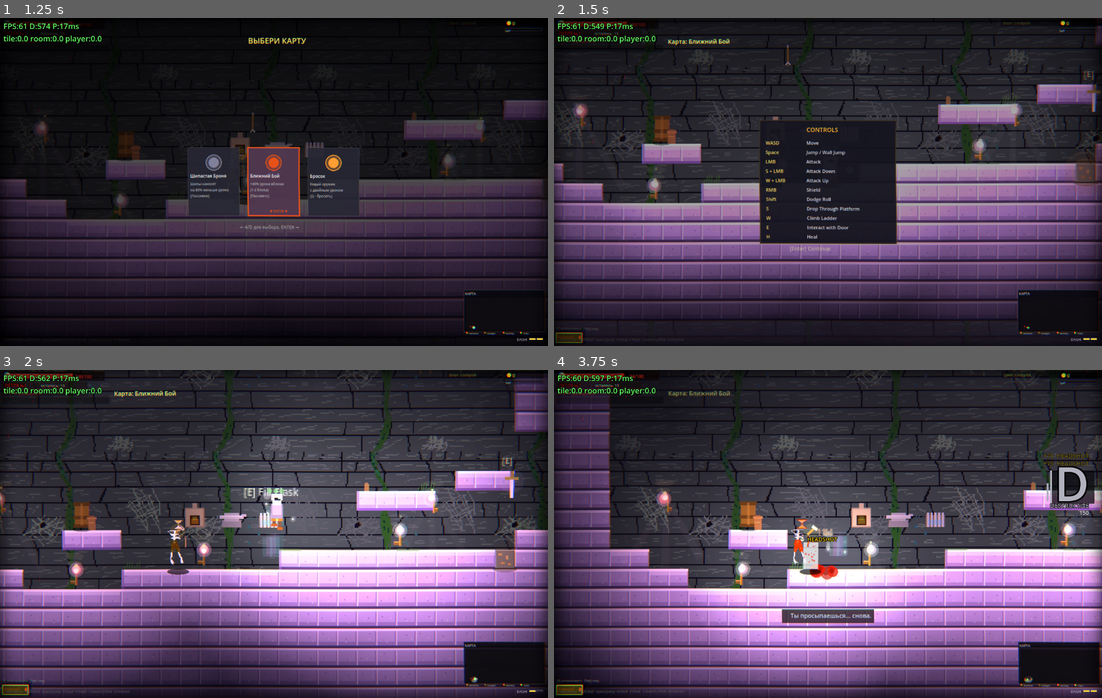
Above: before the commit, frames 1-4 (two rows, left to right).
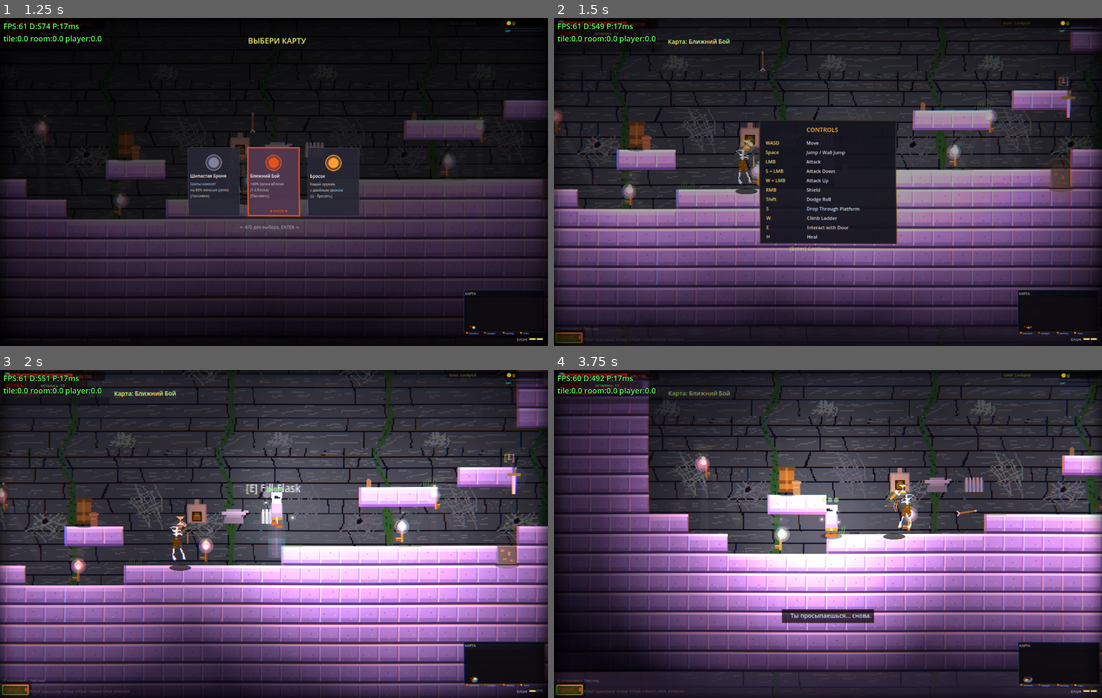
Above: after the commit, the same moments.

Repository: volcraft44/petlya-game
Game: Godot game, scene res://scenes/main.tscn
Same seed, same stepped clock (60 frames per second), same inputs: the game is played once before the commit and once after it.
Inputs (mouse positions are in pixels of both pictures, inside the frame that each line leads up to):
- Up to frame 1 (1.25 s): click "ПРОСТО НАЧАТЬ" at 0.5 s
- Up to frame 2 (1.5 s): tap Enter (ui_accept) at 1.25 s; move the mouse to (948, 165) at 1.27 s; hold D (move_right) from 1.28 s (still down); tap Shift at 1.35 s; click (948, 165) at 1.42 s
- Up to frame 3 (2 s): keep holding D (move_right); tap Space (jump) at 1.52, 1.82 s; tap Ctrl at 1.55 s
- Up to frame 4 (3.75 s): release D (move_right) at 2 s; drag from (718, 550) to (1063, 481) at 2.02 s; move the mouse to (882, 461) at 2.77 s; hold A (move_left) 2.78-3.5 s; tap C at 2.85 s; tap Shift at 3.05 s; drag from (800, 599) to (893, 494) at 3.52 s

Frame 1 is identical in both runs. In frame 2, 35% of the frame differs, in the area x 0-100%, y 0-95%; in frame 3, 42%; in frame 4, 63%, in the area x 0-100%, y 0-100%.

Commit message:
Dash on Shift; stunning attacks; new heavy BRUTE enemy from Location 2
- Dash moved to Shift (Ctrl kept so the mobile dash button still works).
- Suitable heavy/blunt enemies now stun the player on hit (Shieldman, Mummy,
  Knight, Zombie) with short stuns; their melee gets a longer wind-up.
- New BRUTE enemy class: big bruiser, ~2s attack cooldown with a long wind-up,
  every hit stuns (~1.1s) and deals heavy damage (38). High HP, slow, large
  contact radius. Spawns in Location 2 (Dark Caves) and Location 3, capped at
  3 per room. Custom sprite that glows red during the wind-up.

Co-Authored-By: Claude Opus 4.8 <noreply@anthropic.com>

Diff:
--- a/scripts/enemy.gd
+++ b/scripts/enemy.gd
@@ -5,14 +5,18 @@
 # Enemy types
 enum EnemyClass { ARCHER, CROSSBOW, THROWER, SHIELDMAN, FLY, STEALTH, MAGE, SPIDER,
 	SUMMONER, RAT, MUMMY, BEETLE, MOSQUITO, ZOMBIE_CORPSE,
-	KNIGHT, HERETIC, DOG }
+	KNIGHT, HERETIC, DOG, BRUTE }
 
 # Классы с программной анимацией — выносим в константу, чтобы не создавать
 # массив каждый кадр у каждого врага.
 const ANIMATED_CLASSES := [EnemyClass.FLY, EnemyClass.STEALTH, EnemyClass.MAGE,
 	EnemyClass.SPIDER, EnemyClass.SUMMONER, EnemyClass.RAT, EnemyClass.MUMMY,
 	EnemyClass.BEETLE, EnemyClass.MOSQUITO, EnemyClass.ZOMBIE_CORPSE,
-	EnemyClass.KNIGHT, EnemyClass.HERETIC, EnemyClass.DOG]
+	EnemyClass.KNIGHT, EnemyClass.HERETIC, EnemyClass.DOG, EnemyClass.BRUTE]
+
+# Станящие атаки: некоторые враги (тяжёлые/дробящие) глушат игрока ударом.
+var stuns_on_hit: bool = false
+var stun_power: float = 0.0
 
 @export var enemy_class: int = EnemyClass.SHIELDMAN
 @export var speed: float = 35.0
@@ -459,6 +463,34 @@
 			damage = 25
 			dog_lunge_timer = 0.0
 			dog_howl_timer = randf_range(5.0, 10.0)
+		EnemyClass.BRUTE:
+			# Тяжёлый громила: бьёт медленно (2с кд, долгий замах), но КАЖДЫЙ
+			# удар оглушает и наносит много урона. Появляется со 2-й локации.
+			speed = 30.0
+			attack_range = 30.0
+			attack_cooldown = 2.0
+			detection_range = 190.0
+			max_health = 110
+			health = max_health
+			damage = 38
+			contact_radius = 22.0
+			stuns_on_hit = true
+			stun_power = 1.1
+
+	# Станящие удары у тяжёлых/дробящих врагов (которым это подходит).
+	match enemy_class:
+		EnemyClass.SHIELDMAN:
+			stuns_on_hit = true
+			stun_power = 0.5
+		EnemyClass.MUMMY:
+			stuns_on_hit = true
+			stun_power = 0.6
+		EnemyClass.KNIGHT:
+			stuns_on_hit = true
+			stun_power = 0.45
+		EnemyClass.ZOMBIE_CORPSE:
+			stuns_on_hit = true
+			stun_power = 0.4
 
 func _process(delta):
 	# Stun timer
@@ -1158,6 +1190,13 @@
 					if dist_to_player < attack_range and can_attack:
 						_throw_attack(dir_to_player)
 
+				EnemyClass.BRUTE:
+					# Громила медленно идёт к игроку и бьёт тяжёлым станящим ударом.
+					if dist_to_player > attack_range:
+						move_x = sign(dir_to_player.x) * speed
+					elif can_attack:
+						_melee_attack()
+
 				EnemyClass.SHIELDMAN:
 					var block_range = attack_range + 10 if is_spear else 40.0
 					is_blocking = dist_to_player < block_range and dist_to_player > 10 and not shield_broken
@@ -1307,12 +1346,14 @@
 	queue_redraw()
 
 func _melee_attack():
-	telegraph_timer = 0.2
-	telegraph_duration = 0.2
+	# Тяжёлые/станящие враги бьют с заметным замахом (долгий удар).
+	var tele: float = 0.5 if stuns_on_hit else 0.2
+	telegraph_timer = tele
+	telegraph_duration = tele
 	can_attack = false
 	attack_timer = attack_cooldown
 	is_attacking_melee = true
-	melee_anim_timer = 0.25
+	melee_anim_timer = maxf(0.25, tele)
 
 	if player and is_instance_valid(player):
 		var dist = global_position.distance_to(player.global_position)
@@ -1328,6 +1369,9 @@
 				return
 			var dir = (player.global_position - global_position).normalized()
 			player.take_damage(damage, dir)
+			# Оглушаем игрока, если это станящий враг.
+			if stuns_on_hit and not player.is_dead and player.has_method("stun"):
+				player.stun(stun_power)
 
 func _attack_crystal():
 	can_attack = false
@@ -1875,6 +1919,8 @@
 		_draw_heretic(s)
 	elif enemy_class == EnemyClass.DOG:
 		_draw_dog(s)
+	elif enemy_class == EnemyClass.BRUTE:
+		_draw_brute(s)
 	else:
 		match enemy_class:
 			EnemyClass.ARCHER: _draw_archer(s)
@@ -2582,6 +2628,35 @@
 	draw_circle(Vector2(tx + sin(t * 5) * 1.2, -31 + flicker * 0.5), 2.2, Color(1.0, 0.80, 0.10, 0.70))
 	draw_circle(Vector2(tx, -33 + flicker),                           1.2, Color(1.0, 1.00, 0.60, 0.50))
 
+func _draw_brute(s: int):
+	# Тяжёлый громила: крупный, мускулистый, с огромными кулаками. Во время
+	# замаха (telegraph) светится красным — видно, что сейчас прилетит.
+	var winding := telegraph_timer > 0.0
+	var skin := Color(0.40, 0.30, 0.32) if not winding else Color(0.55, 0.28, 0.26)
+	var dark := Color(0.26, 0.19, 0.21)
+	# Ноги
+	draw_rect(Rect2(-7, -7, 5, 7), dark)
+	draw_rect(Rect2(2, -7, 5, 7), dark)
+	# Массивный торс
+	draw_rect(Rect2(-11, -30, 22, 24), skin)
+	draw_rect(Rect2(-9, -29, 18, 8), Color(skin.r + 0.08, skin.g + 0.06, skin.b + 0.06))
+	# Плечи-горы
+	draw_rect(Rect2(-15, -30, 6, 9), skin)
+	draw_rect(Rect2(9, -30, 6, 9), skin)
+	# Маленькая голова, вжатая в плечи
+	draw_rect(Rect2(-5, -38, 10, 9), Color(skin.r + 0.05, skin.g + 0.03, skin.b + 0.03))
+	# Злые глаза
+	var eye := Color(1.0, 0.85, 0.2, 0.95) if not winding else Color(1.0, 0.2, 0.1, 1.0)
+	draw_circle(Vector2(-2.5, -34), 1.4, eye)
+	draw_circle(Vector2(2.5, -34), 1.4, eye)
+	# Огромный кулак на стороне взгляда (заносится при замахе)
+	var fist_x := s * 15.0
+	var fist_y := -20.0 - (8.0 if winding else 0.0)
+	draw_rect(Rect2(fist_x - 5, fist_y - 5, 10, 10), dark)
+	draw_rect(Rect2(fist_x - 4, fist_y - 4, 8, 4), skin)
+	# Связка кулака с телом
+	draw_line(Vector2(s * 9, -24), Vector2(fist_x, fist_y), skin, 4.0)
+
 func _draw_dog(s: int):
 	var t = dog_leg_phase
 	var enr = dog_is_enraged
--- a/scripts/player.gd
+++ b/scripts/player.gd
@@ -1629,8 +1629,9 @@
 				if can_attack:
 					_do_ranged_attack(special)
 
-	# === DASH (ULTRAKILL): LCtrl ===
-	if event is InputEventKey and event.pressed and event.keycode == KEY_CTRL and not event.echo:
+	# === DASH: Shift (на ПК), Ctrl оставлен для кнопки рывка на телефоне ===
+	if event is InputEventKey and event.pressed and not event.echo \
+		and (event.keycode == KEY_SHIFT or event.keycode == KEY_CTRL):
 		if not is_dead and not dash_active and dash_charges >= 1.0:
 			_do_dash()
 
--- a/scripts/room.gd
+++ b/scripts/room.gd
@@ -2591,6 +2591,7 @@
 		weighted_classes.append([10, 3])  # MUMMY
 		weighted_classes.append([12, 3])  # MOSQUITO
 		weighted_classes.append([13, 2])  # ZOMBIE_CORPSE
+		weighted_classes.append([17, 2])  # BRUTE — тяжёлый станящий громила
 
 	else:
 		# === LOCATION 3: Forsaken Halls — knights, herectics, dogs ===
@@ -2599,6 +2600,7 @@
 		weighted_classes.append([16, 4])  # DOG
 		weighted_classes.append([7,  1])  # SPIDER (holdover)
 		weighted_classes.append([13, 1])  # ZOMBIE_CORPSE (holdover)
+		weighted_classes.append([17, 2])  # BRUTE — тяжёлый станящий громила
 
 	var shieldman_count = 0
 	var max_shieldmen = 3 + (room_level / 3)
@@ -2607,6 +2609,8 @@
 	var max_summoners = 2  # never more than 2 summoners per room
 	var knight_count = 0
 	var max_knights = 3
+	var brute_count = 0
+	var max_brutes = 3
 	var heretic_groups_spawned = 0
 	var max_heretic_groups = 3  # 3 packs × 5 = up to 15 herectics
 
@@ -2628,6 +2632,11 @@
 				eclass = weighted_classes[0][0]
 			else:
 				knight_count += 1
+		if eclass == 17:  # BRUTE cap
+			if brute_count >= max_brutes:
+				eclass = weighted_classes[0][0]
+			else:
+				brute_count += 1
 		if eclass == 15:  # HERETIC — spawn whole group, skip normal path
 			if heretic_groups_spawned < max_heretic_groups:
 				heretic_groups_spawned += 1
@@ -2648,6 +2657,8 @@
 		elif eclass == 14:  # KNIGHT — setup_class handles its own HP/dmg, pass 0
 			hp = 0; dmg = 0  # _setup_class() overrides these for KNIGHT
 		elif eclass == 16:  # DOG — setup_class handles its own HP/dmg
+			hp = 0; dmg = 0
+		elif eclass == 17:  # BRUTE — тяжёлый громила, свои HP/урон/стан
 			hp = 0; dmg = 0
 
 		enemy.setup(eclass, hp, spd, dmg)
